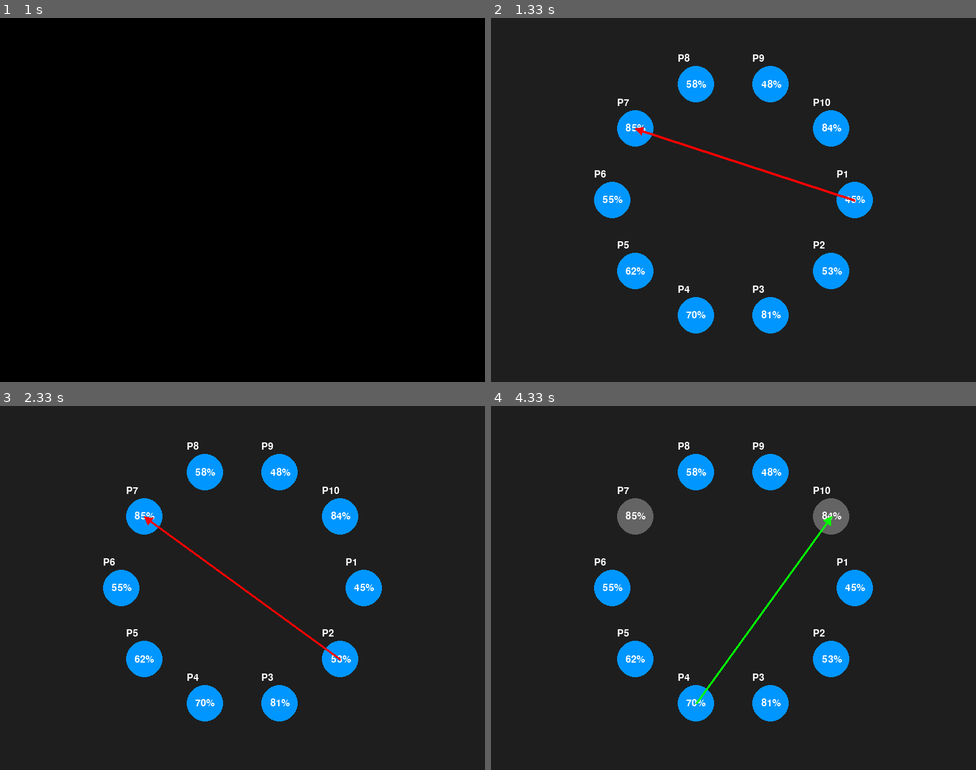
Above: before the commit, frames 1-4 (two rows, left to right).
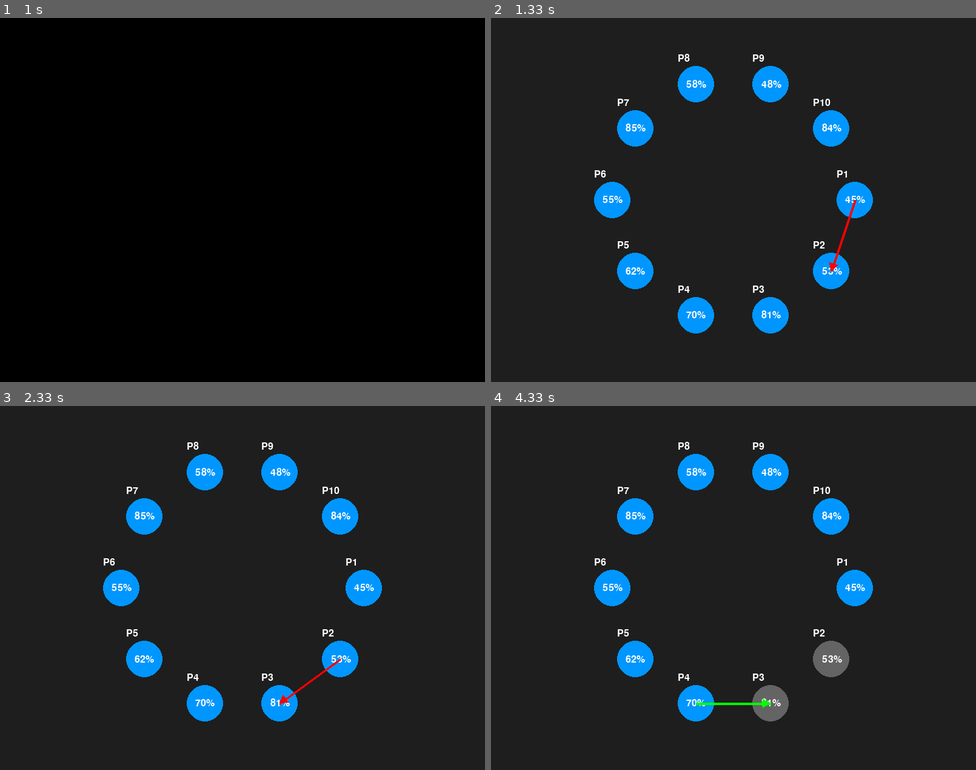
Above: after the commit, the same moments.

Repository: DanNgobe/nuel-sim
Game: pygame game, started from main.py
Two runs of this game, one before a commit and one after it. Both use one fixed random seed, a clock stepped at 60 frames per second and the inputs below.
Inputs:
- Up to frame 1 (1 s): no input
- Up to frame 2 (1.33 s): no input
- Up to frame 3 (2.33 s): no input
- Up to frame 4 (4.33 s): no input

Frame 1 is identical in both runs. In frame 2, 0.4% of the frame differs, in the area x 29-76%, y 29-70%; in frame 3, 0.4%; in frame 4, 2.5%, in the area x 26-74%, y 25-87%.

Commit message:
refactor: add default strategy param in cofig

Diff:
--- a/config.py
+++ b/config.py
@@ -1,10 +1,10 @@
 # config.py
 
 from core.gameplay import SequentialGamePlay, RandomGamePlay, SimultaneousGamePlay, CounterAttackGamePlay, EvenOddGruelGamePlay
-
-
 GAME_PLAY = SequentialGamePlay()
 
+from core.strategies import target_strongest, target_weakest, target_stronger, target_stronger_or_strongest, target_nearest
+DEFAULT_STRATEGY = target_nearest
 
 # Game Settings
 NUM_PLAYERS = 10
--- a/core/__init__.py
+++ b/core/__init__.py
@@ -1,3 +1,2 @@
 from .player import Player
 from .game import Game
-from .strategies import *
--- a/main.py
+++ b/main.py
@@ -2,7 +2,6 @@
 import random
 from core import Player
 from core import Game
-from core import target_strongest
 from visual import run_game_visual
 import config
 
@@ -14,7 +13,7 @@
         x = center_x + radius * math.cos(angle)
         y = center_y + radius * math.sin(angle)
         accuracy = random.uniform(*config.MARKSMANSHIP_RANGE)
-        players.append(Player(f"P{i+1}", accuracy=accuracy, x=x, y=y, strategy=target_strongest))
+        players.append(Player(f"P{i+1}", accuracy=accuracy, x=x, y=y, strategy=config.DEFAULT_STRATEGY))
     return players
 
 if __name__ == "__main__":
